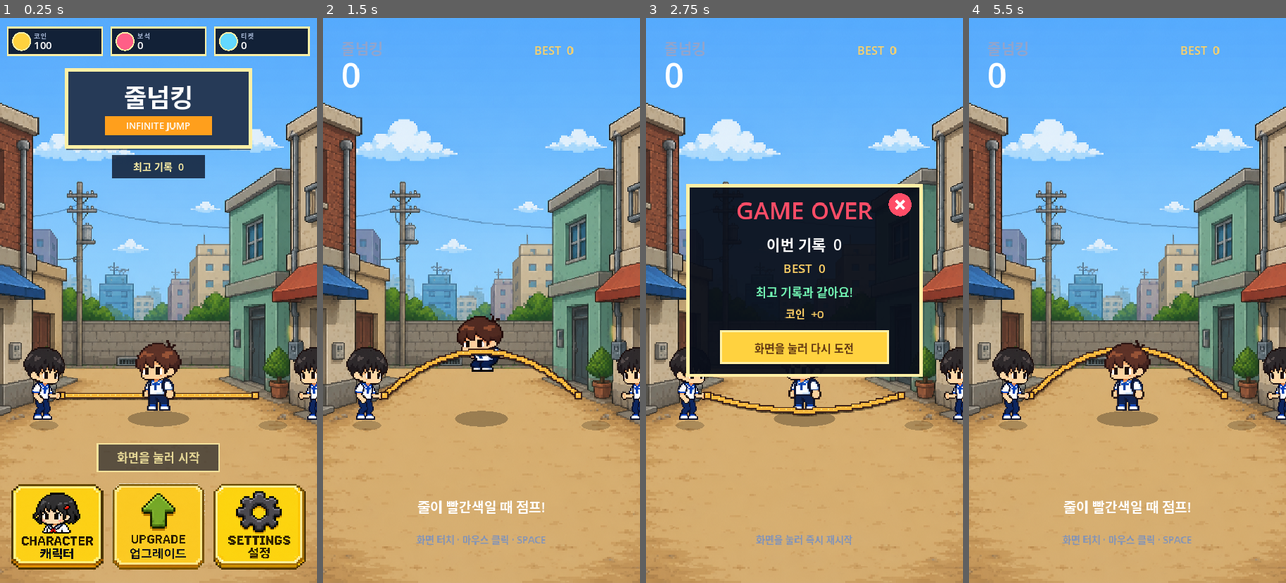
Above: before the commit, frames 1-4 (left to right).
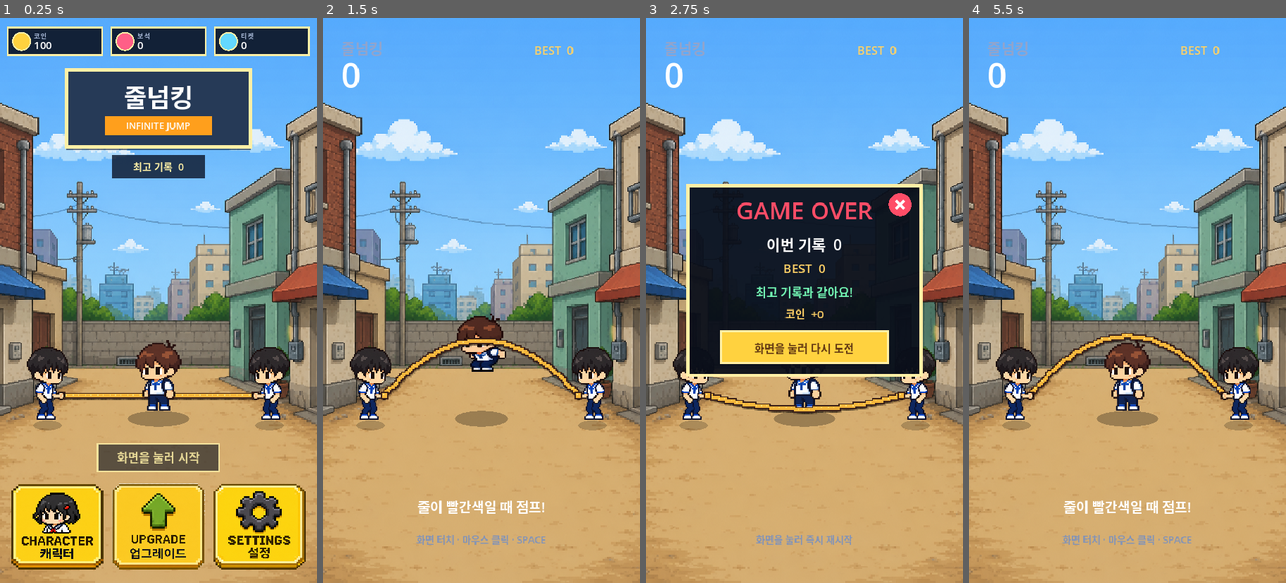
Above: after the commit, the same moments.

Repository: eunchan4490-star/Rope-King
Game: Godot game, scene res://main.tscn
The game is run twice, just before and just after one commit, with the same random seed, the same clock (stepped at 60 frames per second) and the same inputs.
Inputs (mouse positions are in pixels of both pictures, inside the frame that each line leads up to):
- Up to frame 1 (0.25 s): no input
- Up to frame 2 (1.5 s): tap Enter at 0.5 s; move the mouse to (551, 272) at 0.52 s; click (551, 272) at 0.67 s; tap Space (jump) at 0.77 s; move the mouse to (418, 328) at 1.27 s; click (418, 328) at 1.42 s
- Up to frame 3 (2.75 s): tap Space (jump) at 1.52 s; move the mouse to (836, 176) at 2.02 s; click (836, 176) at 2.17 s
- Up to frame 4 (5.5 s): move the mouse to (1111, 413) at 2.77 s; click (1111, 413) at 2.92 s; tap Space (jump) at 3.02, 3.77, 4.52 s; move the mouse to (1222, 385) at 3.52 s; click (1222, 385) at 3.67 s; move the mouse to (1032, 215) at 4.27 s; click (1032, 215) at 4.42 s; move the mouse to (1143, 300) at 5.02 s; click (1143, 300) at 5.17 s

The runs differ from the first frame. In frame 1, 2.3% of the frame differs, in the area x 7-100%, y 58-73%; in frame 2, 3.9%; in frame 3, 2.3%; in frame 4, 3.9%, in the area x 7-100%, y 55-73%.

Commit message:
Fix right rope turner rendering

Diff:
--- a/scripts/main.gd
+++ b/scripts/main.gd
@@ -8,8 +8,8 @@
 const TURNER_GROUND_Y := 910.0
 const LEFT_HAND := Vector2(140.0, 855.0)
 const RIGHT_HAND := Vector2(580.0, 855.0)
-const ROPE_OVERHEAD_RADIUS := 135.0
-const ROPE_GROUND_RADIUS := 45.0
+const ROPE_OVERHEAD_RADIUS := 170.0
+const ROPE_GROUND_RADIUS := 40.0
 # The front half reaches the player's feet without sinking deep into the ground.
 const ROPE_CROSSING_ANGLE := 0.9
 const ROPE_PIXEL_GRID := 4.0
@@ -96,6 +96,8 @@
 var owned_character_ids: Array[String] = []
 var character_page := 0
 var turner_used_region := Rect2()
+var mirrored_turner_texture: Texture2D
+var mirrored_turner_used_region := Rect2()
 var character_button_used_region := Rect2()
 var upgrade_button_used_region := Rect2()
 var settings_button_used_region := Rect2()
@@ -113,10 +115,7 @@
 	_load_character_visuals(selected_character_id)
 	if background_texture == null and ResourceLoader.exists(DEFAULT_BACKGROUND_PATH):
 		background_texture = load(DEFAULT_BACKGROUND_PATH) as Texture2D
-	if turner_texture == null and ResourceLoader.exists(DEFAULT_TURNER_PATH):
-		turner_texture = load(DEFAULT_TURNER_PATH) as Texture2D
-	if turner_texture != null:
-		turner_used_region = _texture_used_region(turner_texture)
+	_prepare_turner_visuals()
 	if character_button_texture == null and ResourceLoader.exists(MENU_CHARACTER_TEXTURE_PATH):
 		character_button_texture = load(MENU_CHARACTER_TEXTURE_PATH) as Texture2D
 	if upgrade_button_texture == null and ResourceLoader.exists(MENU_UPGRADE_TEXTURE_PATH):
@@ -128,6 +127,19 @@
 	settings_button_used_region = _texture_used_region(settings_button_texture)
 	get_viewport().size_changed.connect(queue_redraw)
 	queue_redraw()
+
+
+func _prepare_turner_visuals() -> void:
+	if turner_texture == null and ResourceLoader.exists(DEFAULT_TURNER_PATH):
+		turner_texture = load(DEFAULT_TURNER_PATH) as Texture2D
+	if turner_texture != null:
+		turner_used_region = _texture_used_region(turner_texture)
+		var turner_image := turner_texture.get_image()
+		if turner_image != null and not turner_image.is_empty():
+			var mirrored_image := turner_image.duplicate()
+			mirrored_image.flip_x()
+			mirrored_turner_texture = ImageTexture.create_from_image(mirrored_image)
+			mirrored_turner_used_region = _texture_used_region(mirrored_turner_texture)
 
 
 func _process(delta: float) -> void:
@@ -344,8 +356,8 @@
 	# Draw the rear half first so only the parts covered by people are hidden.
 	if _rope_is_behind():
 		_draw_rope()
-	_draw_turner(Vector2(100.0, TURNER_GROUND_Y), false)
-	_draw_turner(Vector2(620.0, TURNER_GROUND_Y), true)
+	_draw_turner(Vector2(108.0, TURNER_GROUND_Y), false)
+	_draw_turner(Vector2(612.0, TURNER_GROUND_Y), true)
 	_draw_player()
 	# Draw the front half last so it visibly passes in front of the player.
 	if not _rope_is_behind():
@@ -503,16 +515,16 @@
 
 func _draw_turner(feet: Vector2, faces_left: bool) -> void:
 	if turner_texture != null and turner_used_region.size.x > 0.0:
+		var active_texture := mirrored_turner_texture if faces_left and mirrored_turner_texture != null else turner_texture
+		var active_region := mirrored_turner_used_region if faces_left and mirrored_turner_texture != null else turner_used_region
 		# Match the helper's height to the playable character and preserve the
 		# original aspect ratio so the sprite never looks stretched sideways.
 		var sprite_height := 165.0
-		var sprite_width := sprite_height * turner_used_region.size.x / turner_used_region.size.y
+		var sprite_width := sprite_height * active_region.size.x / active_region.size.y
 		var sprite_size := Vector2(sprite_width, sprite_height)
 		_draw_shadow_ellipse(feet + Vector2(0, 13), Vector2(sprite_width * 0.34, 11), Color(0, 0, 0, 0.2))
 		var sprite_rect := Rect2(feet + Vector2(-sprite_width * 0.5, -sprite_height), sprite_size)
-		if faces_left:
-			sprite_rect = Rect2(feet + Vector2(sprite_width * 0.5, -sprite_height), Vector2(-sprite_width, sprite_height))
-		draw_texture_rect_region(turner_texture, sprite_rect, turner_used_region)
+		draw_texture_rect_region(active_texture, sprite_rect, active_region)
 		return
 	var direction := -1.0 if faces_left else 1.0
 	_draw_shadow_ellipse(feet + Vector2(0, 13), Vector2(45, 13), Color(0, 0, 0, 0.2))
--- a/tests/rope_logic_test.gd
+++ b/tests/rope_logic_test.gd
@@ -88,12 +88,15 @@
 	game.jump_height = -12.0
 	_expect(game._player_clears_rope_at_crossing(), "visible gap above the rope was incorrectly treated as contact")
 	var overhead_y: float = game._rope_midpoint_y(PI * 1.5)
-	_expect(overhead_y < game.PLAYER_GROUND_Y - game.player_sprite_max_size.y, "rope orbit does not clear the player's head")
+	_expect(overhead_y <= game.PLAYER_GROUND_Y - game.player_sprite_max_size.y - 30.0, "rope orbit leaves too little space above the player's head")
 	var lowest_y: float = game._rope_midpoint_y(PI * 0.5)
-	_expect(lowest_y <= game.PLAYER_GROUND_Y + 12.0, "rope orbit sinks visibly below the player's feet")
+	_expect(is_equal_approx(lowest_y, game.PLAYER_GROUND_Y + 5.0), "rope lowest point is not exactly five pixels below the player's feet")
 
 
 func _test_character_asset_system(game: Node) -> void:
+	game._prepare_turner_visuals()
+	_expect(game.mirrored_turner_texture != null, "right rope turner mirror texture was not created")
+	_expect(game.mirrored_turner_used_region.size.x > 0.0, "right rope turner mirror region is empty")
 	_expect(ResourceLoader.exists("res://assets/characters/default/idle.png"), "default idle asset path was not imported")
 	_expect(ResourceLoader.exists("res://assets/characters/default/jump_sheet.png"), "default jump asset path was not imported")
 	_expect(game._is_safe_character_id("default"), "default character id was rejected")
